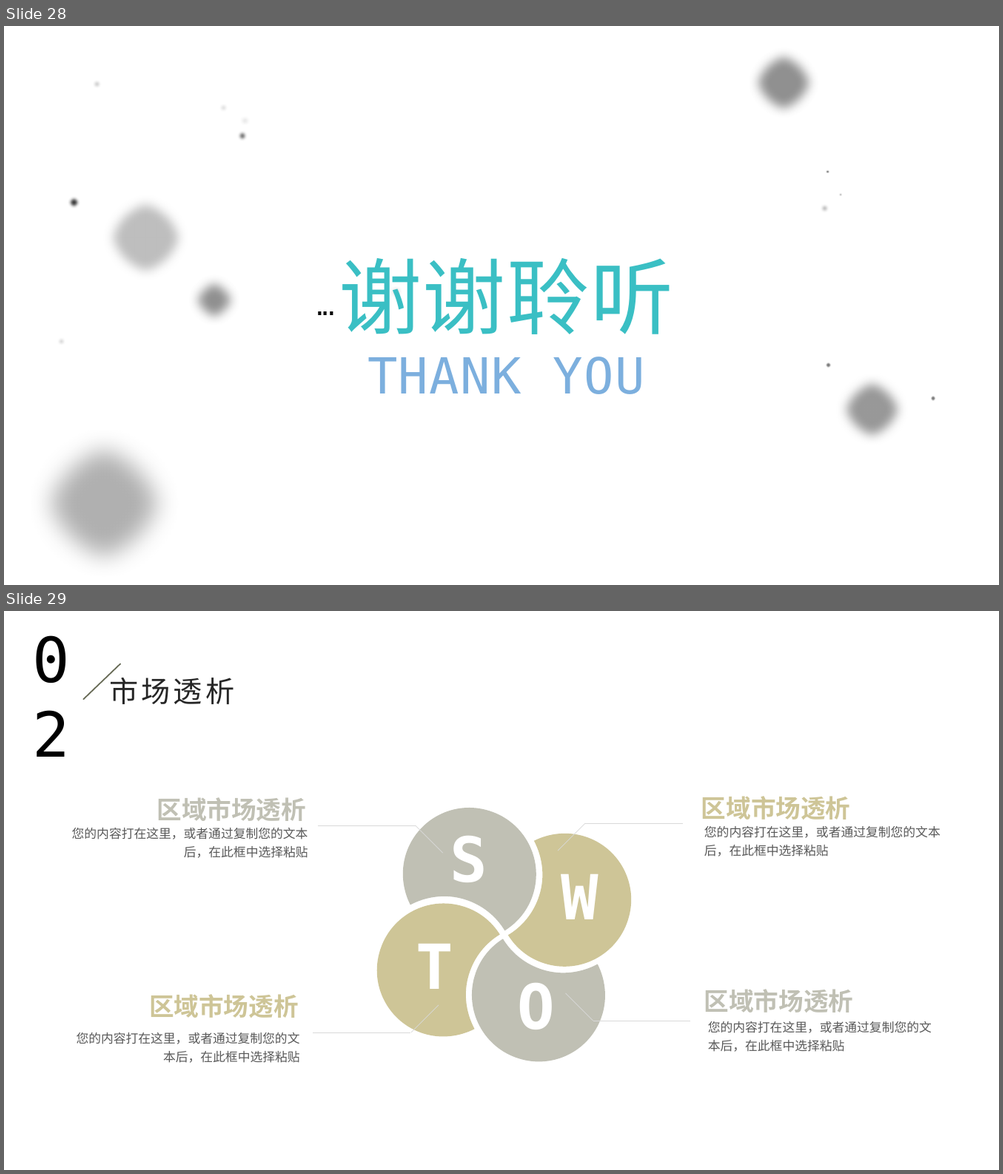
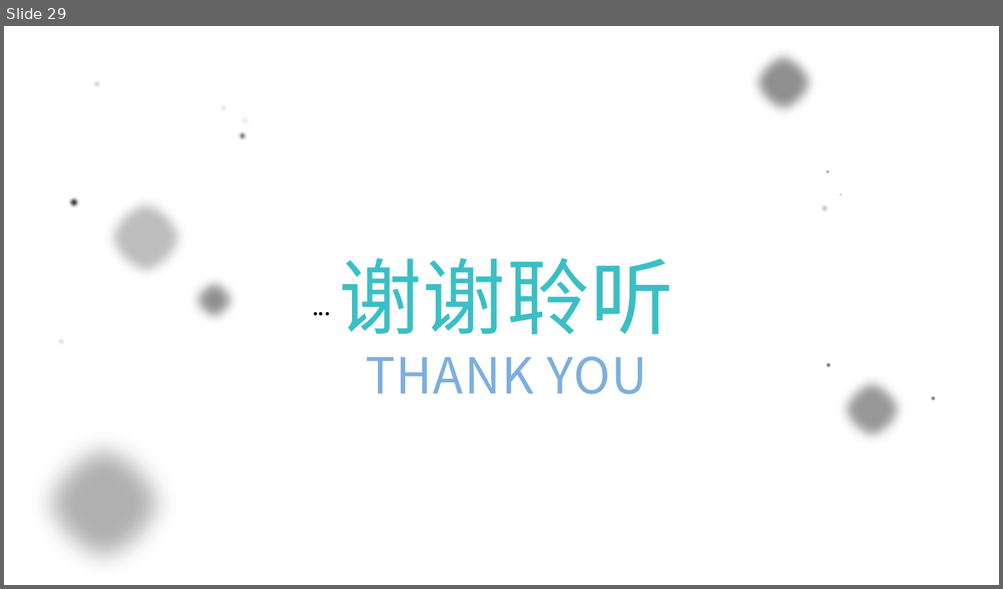
Before and after one commit to dragonyun/notebook, a slide deck: 前端发展史资料/前端编年史简介.pptx. Shown one above the other, each under a label of ours: slides 28 and 29 before the commit, slide 29 after it. The pictures are 1003x1174 and 1003x589 pixels, drawn with LibreOffice and Linux fonts; fonts in the diff are those of the drawing; background and template pictures are left out. Boxes give left, top, right and bottom in pixels: in the first picture for what was removed or moved away, otherwise in the second. Text is boxed around its words. In the diff, an @@ line names an element or a change of style, - is before the commit and + after.

```diff
--- a/前端发展史资料/前端编年史简介.pptx
+++ b/前端发展史资料/前端编年史简介.pptx
@@ slide 29 removed at bbox=[4, 611, 999, 1170], background picture (left out) @@
@@ text removed at bbox=[25, 616, 110, 699] @@
-02
@@ line removed from (120, 664) to (83, 699) @@
@@ text removed at bbox=[109, 672, 234, 704] @@
-市场透析
@@ freeform shape removed at bbox=[371, 769, 570, 968] @@
@@ text removed at bbox=[157, 797, 307, 821] @@
-区域市场透析
@@ freeform shape removed at bbox=[471, 803, 670, 1001] @@
@@ text removed at bbox=[701, 796, 851, 820] @@
-区域市场透析
@@ text removed at bbox=[72, 828, 308, 858] @@
-您的内容打在这里，或者通过复制您的文本后，在此框中选择粘贴
@@ line removed from (415, 826) to (317, 826) @@
@@ line removed from (443, 854) to (415, 826) @@
@@ line removed from (558, 851) to (585, 823) @@
@@ line removed from (585, 823) to (683, 823) @@
@@ text removed at bbox=[704, 826, 940, 857] @@
-您的内容打在这里，或者通过复制您的文本后，在此框中选择粘贴
@@ text removed at bbox=[449, 836, 487, 883] @@
-S
@@ freeform shape removed at bbox=[338, 870, 537, 1068] @@
@@ text removed at bbox=[560, 874, 598, 920] @@
-W
@@ freeform shape removed at bbox=[438, 902, 637, 1101] @@
@@ text removed at bbox=[415, 944, 453, 989] @@
-T
@@ text removed at bbox=[517, 983, 555, 1030] @@
-O
@@ text removed at bbox=[149, 994, 299, 1018] @@
-区域市场透析
@@ line removed from (438, 1005) to (412, 1033) @@
@@ line removed from (566, 994) to (593, 1022) @@
@@ text removed at bbox=[704, 989, 854, 1013] @@
-区域市场透析
@@ line removed from (593, 1022) to (691, 1022) @@
@@ text removed at bbox=[708, 1022, 931, 1052] @@
-您的内容打在这里，或者通过复制您的文本后，在此框中选择粘贴
@@ text removed at bbox=[77, 1033, 300, 1063] @@
-您的内容打在这里，或者通过复制您的文本后，在此框中选择粘贴
@@ line removed from (410, 1033) to (312, 1033) @@
@@ what was slide 28 is now slide 29 @@
@@ slide 29 changed as well @@
@@ font DejaVu Sans Mono to Noto Sans CJK JP in 4 elements at bbox=[339, 258, 674, 395], bbox=[304, 287, 333, 324], bbox=[310, 287, 338, 324], bbox=[316, 287, 345, 324] @@
```
Also in this commit, not shown: 26 other slides changed, 2 slides added, 7 other slides removed, 1 other file.
